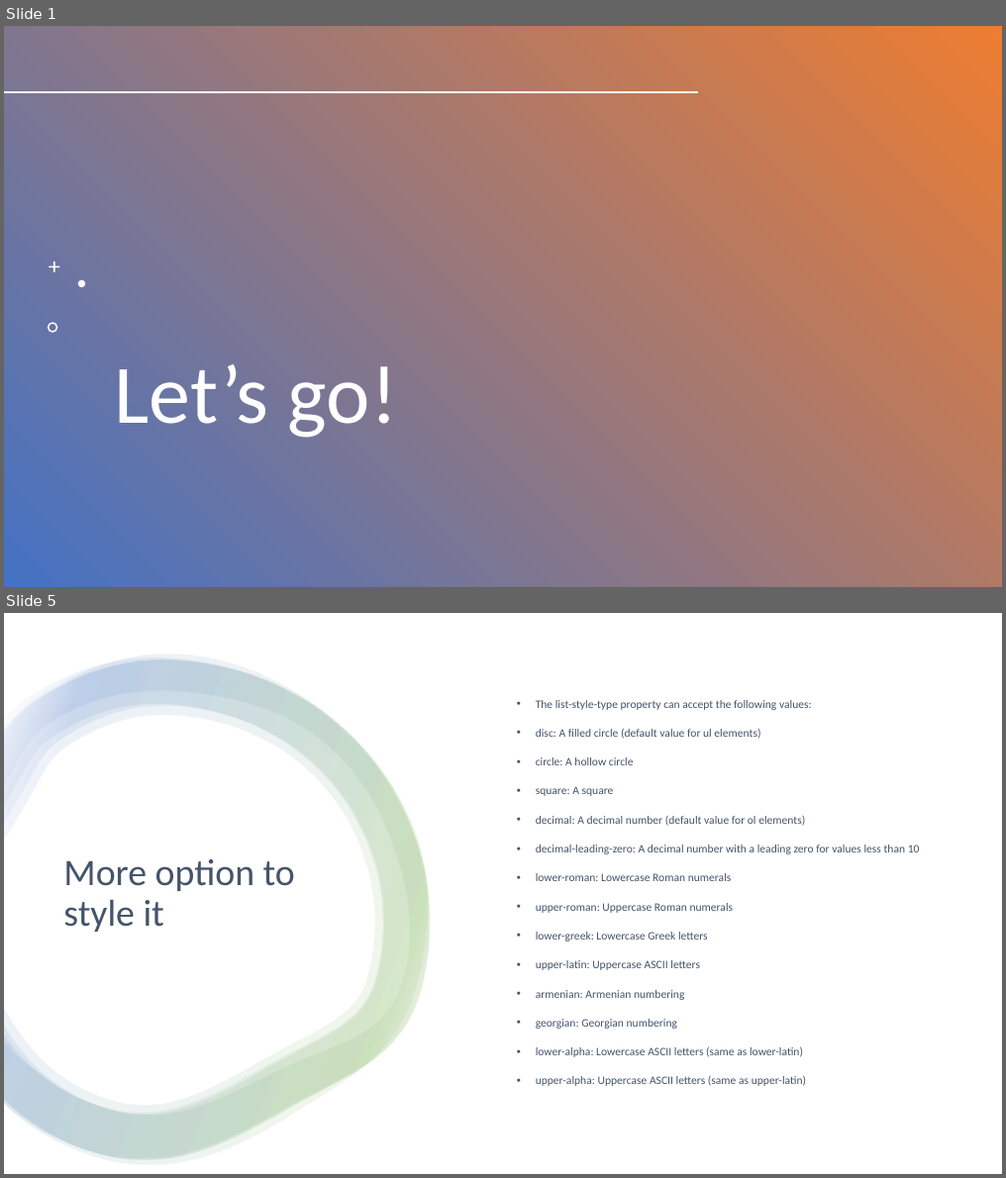
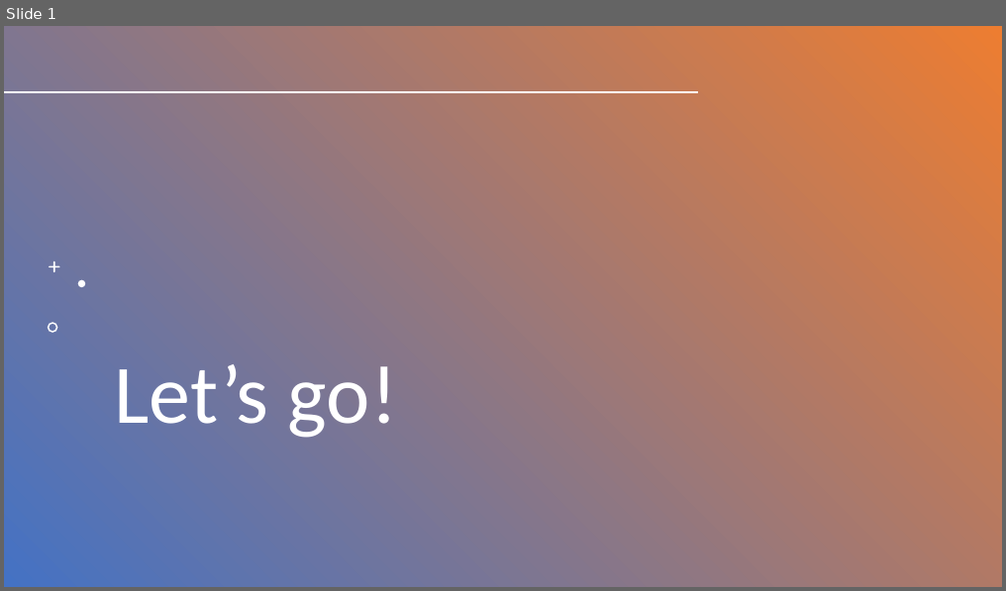
Before and after one commit to 1shaked/full-stack, a slide deck: 5ass/main5.pptx. Shown one above the other, each under a label of ours: slides 1 and 5 before the commit, slide 1 after it; the slides between them are not shown. The pictures are 1006x1178 and 1006x591 pixels, drawn with LibreOffice and Linux fonts; fonts in the diff are those of the drawing; background and template pictures are left out; a plain dark background stands for a picture behind light text. Boxes give left, top, right and bottom in pixels: in the first picture for what was removed or moved away, otherwise in the second. Text is boxed around its words. In the diff, an @@ line names an element or a change of style, - is before the commit and + after.

```diff
--- a/5ass/main5.pptx
+++ b/5ass/main5.pptx
@@ slide 5 removed at (4,613,1002,1174), background #FFFFFF @@
@@ rectangle removed at (4,613,1002,1174) @@
@@ group removed at (4,655,430,1165): 4 freeform shapes @@
@@ text removed at (536,700,920,1086) @@
-• The list-style-type property can accept the following values:
-• disc: A filled circle (default value for ul elements)
-• circle: A hollow circle
-• square: A square
-• decimal: A decimal number (default value for ol elements)
-• decimal-leading-zero: A decimal number with a leading zero for values less than 10
-• lower-roman: Lowercase Roman numerals
-• upper-roman: Uppercase Roman numerals
-• lower-greek: Lowercase Greek letters
-• upper-latin: Uppercase ASCII letters
-• armenian: Armenian numbering
-• georgian: Georgian numbering
-• lower-alpha: Lowercase ASCII letters (same as lower-latin)
-• upper-alpha: Uppercase ASCII letters (same as upper-latin)
@@ title removed at (63,860,295,932) @@
-More option to style it
```
Also in this commit, not shown: 1 slide changed, 19 slides added, 34 other slides removed, 27 other files.
